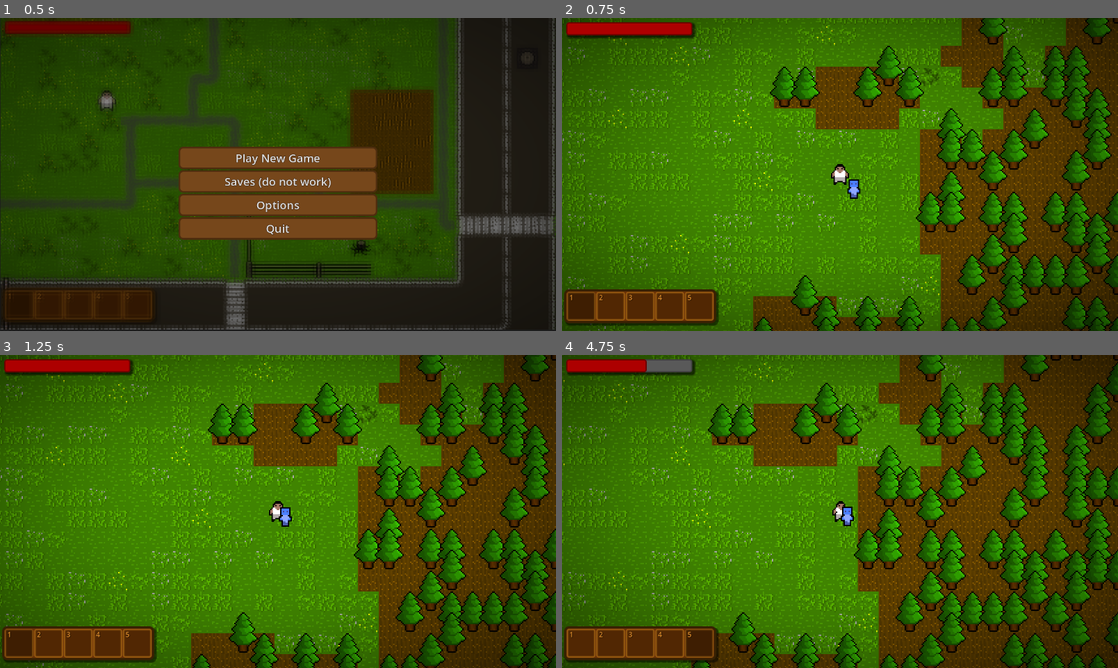
Above: before the commit, frames 1-4 (two rows, left to right).
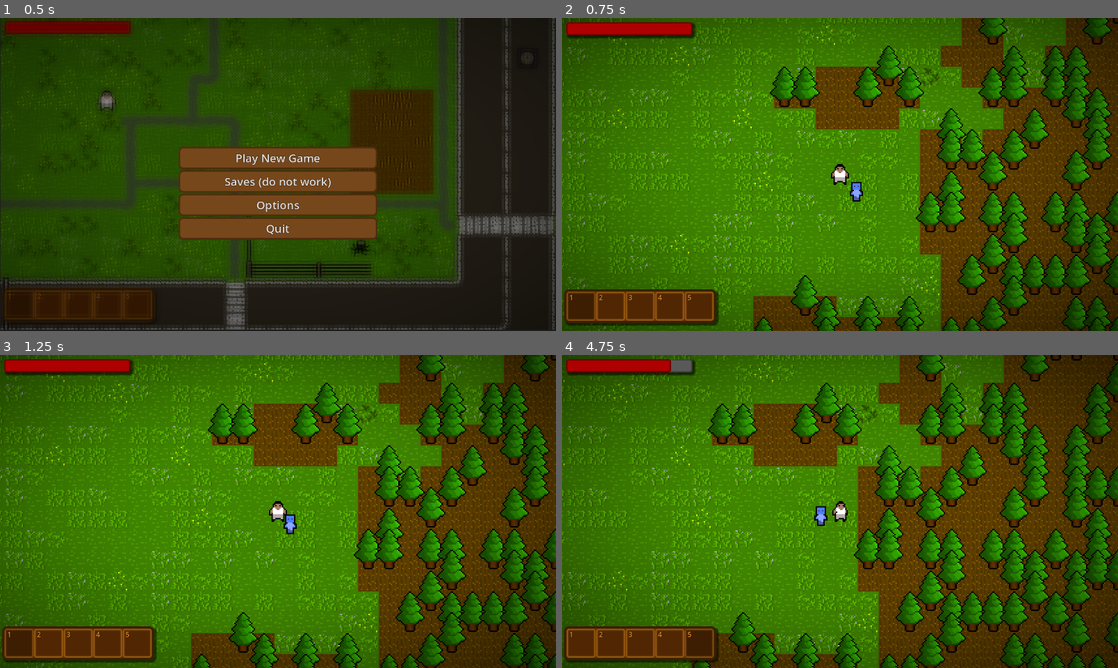
Above: after the commit, the same moments.

Repository: Lucasc0-Git/The-Gunsmith-Survivor
Game: Godot game, scene res://Scenes/StartScene.tscn
Two runs of this game, one before a commit and one after it. Both use one fixed random seed, a clock stepped at 60 frames per second and the inputs below.
Inputs (mouse positions are in pixels of both pictures, inside the frame that each line leads up to):
- Up to frame 1 (0.5 s): no input
- Up to frame 2 (0.75 s): click "Play New Game" at 0.5 s
- Up to frame 3 (1.25 s): no input
- Up to frame 4 (4.75 s): drag from (578, 642) to (851, 517) at 1.27 s; drag from (612, 642) to (851, 505) at 2.02 s; move the mouse to (639, 642) at 2.77 s; hold D (move_right) 2.78-3.5 s; hold Mouse wheel up (prev_weapon) 2.78-3.5 s; click (639, 642) at 2.92 s; drag from (667, 642) to (673, 464) at 3.52 s; drag from (701, 642) to (851, 511) at 4.27 s

Frame 1 is identical in both runs. In frame 2, 0.1% of the frame differs, in the area x 51-55%, y 51-59%; in frame 3, 0.2%; in frame 4, 0.4%, in the area x 14-53%, y 1-55%.
Error before the commit: Invalid access to property or key 'Idle' on a base object of type 'Dictionary'. (res://Scripts/enemy.gd:47)

Commit message:
Made the enemy AI better

Diff:
--- a/Godot-Project-Files/Scenes/enemy.tscn
+++ b/Godot-Project-Files/Scenes/enemy.tscn
@@ -10,6 +10,9 @@
 [sub_resource type="RectangleShape2D" id="RectangleShape2D_hghv2"]
 
 [sub_resource type="SpriteFrames" id="SpriteFrames_1f0kj"]
+
+[sub_resource type="CircleShape2D" id="CircleShape2D_ghaa6"]
+radius = 15.033297
 
 [sub_resource type="CapsuleShape2D" id="CapsuleShape2D_hghv2"]
 
@@ -51,9 +54,16 @@
 [node name="AnimatedSprite2D" type="AnimatedSprite2D" parent="." unique_id=525180353]
 sprite_frames = SubResource("SpriteFrames_1f0kj")
 
+[node name="AttackRangeArea" type="Area2D" parent="." unique_id=529632555]
+collision_layer = 4
+collision_mask = 2
+
+[node name="CollisionShape2D" type="CollisionShape2D" parent="AttackRangeArea" unique_id=1704195875]
+shape = SubResource("CircleShape2D_ghaa6")
+
 [node name="HitBoxArea" type="Area2D" parent="." unique_id=1555094943 groups=["enemy_hitbox"]]
 collision_layer = 4
-collision_mask = 34
+collision_mask = 32
 
 [node name="CollisionShape2D" type="CollisionShape2D" parent="HitBoxArea" unique_id=2106168322]
 shape = SubResource("CapsuleShape2D_hghv2")
@@ -76,7 +86,6 @@
 show_percentage = false
 
 [node name="Timer" type="Timer" parent="." unique_id=575764799]
-autostart = true
 
 [node name="StateMachine" type="Node" parent="." unique_id=389368828]
 
@@ -95,6 +104,6 @@
 [node name="EnemyState" type="Node" parent="StateMachine" unique_id=1569082239]
 script = ExtResource("2_1f0kj")
 
-[connection signal="body_entered" from="HitBoxArea" to="." method="_on_hit_box_area_body_entered"]
-[connection signal="body_exited" from="HitBoxArea" to="." method="_on_hit_box_area_body_exited"]
+[connection signal="body_entered" from="AttackRangeArea" to="." method="_on_attack_range_area_body_entered"]
+[connection signal="body_exited" from="AttackRangeArea" to="." method="_on_attack_range_area_body_exited"]
 [connection signal="timeout" from="Timer" to="." method="_on_timer_timeout"]
--- a/Godot-Project-Files/Scenes/zombie.tscn
+++ b/Godot-Project-Files/Scenes/zombie.tscn
@@ -26,9 +26,12 @@
 "speed": 5.0
 }]
 
+[sub_resource type="CircleShape2D" id="CircleShape2D_iyl7r"]
+radius = 31.016125
+
 [sub_resource type="CapsuleShape2D" id="CapsuleShape2D_iyl7r"]
-radius = 14.0
-height = 54.0
+radius = 16.0
+height = 48.0
 
 [node name="Zombie" unique_id=1249180727 instance=ExtResource("1_h3kin")]
 script = ExtResource("2_n70j1")
@@ -36,6 +39,8 @@
 speed = 60
 max_health = 50.0
 damage = 10.0
+accel = 150
+chase_range = 350
 
 [node name="CollisionShape2D" parent="." index="0" unique_id=188131912]
 shape = SubResource("RectangleShape2D_iyl7r")
@@ -45,8 +50,11 @@
 sprite_frames = SubResource("SpriteFrames_vy0uf")
 autoplay = "default"
 
+[node name="CollisionShape2D" parent="AttackRangeArea" parent_id_path=PackedInt32Array(529632555) index="0" unique_id=1704195875]
+shape = SubResource("CircleShape2D_iyl7r")
+
 [node name="CollisionShape2D" parent="HitBoxArea" parent_id_path=PackedInt32Array(1555094943) index="0" unique_id=2106168322]
 shape = SubResource("CapsuleShape2D_iyl7r")
 
-[node name="HealthBar" parent="." index="3" unique_id=1162681200]
+[node name="HealthBar" parent="." index="4" unique_id=1162681200]
 value = 20.0
--- a/Godot-Project-Files/Scripts/EnemyChase.gd
+++ b/Godot-Project-Files/Scripts/EnemyChase.gd
@@ -1 +1,16 @@
 extends EnemyState
+
+func enter() -> void:
+	pass
+
+func exit() -> void:
+	pass
+
+func physics_update(delta: float) -> void:
+	var dir := enemy.global_position.direction_to(enemy.player.global_position)
+	var target_speed := dir * enemy.speed
+	enemy.velocity = enemy.velocity.move_toward(target_speed, enemy.accel * delta)
+
+	if !enemy.chase_forced:
+		if enemy.global_position.distance_to(enemy.player.global_position) > enemy.chase_range:
+			enemy.change_state("Wonder")
--- a/Godot-Project-Files/Scripts/EnemyHit.gd
+++ b/Godot-Project-Files/Scripts/EnemyHit.gd
@@ -1 +1,11 @@
 extends EnemyState
+
+func enter() -> void:
+	enemy.attack_timer.start()
+	enemy.stop_moving()
+
+func exit() -> void:
+	enemy.attack_timer.stop()
+
+func physics_update(_delta: float) -> void:
+	pass
--- a/Godot-Project-Files/Scripts/EnemyIdle.gd
+++ b/Godot-Project-Files/Scripts/EnemyIdle.gd
@@ -1 +1,4 @@
 extends EnemyState
+
+
+# for now, use EnemyWonder for the idle
--- a/Godot-Project-Files/Scripts/EnemyWonder.gd
+++ b/Godot-Project-Files/Scripts/EnemyWonder.gd
@@ -1 +1,26 @@
 extends EnemyState
+
+@onready var wonder_timer: Timer = Timer.new()
+
+var wonder_dir : Vector2 = Vector2.ZERO
+
+func _ready() -> void:
+	add_child(wonder_timer)
+	wonder_timer.timeout.connect(_on_wonder_timer_timeout)
+
+func enter() -> void:
+	wonder_timer.start(1.5)
+
+func exit() -> void:
+	wonder_timer.stop()
+	wonder_dir = Vector2.ZERO
+
+func physics_update(delta: float) -> void:
+	enemy.velocity = enemy.velocity.move_toward(wonder_dir * enemy.wonder_speed, enemy.accel * delta)
+
+	if enemy.global_position.distance_to(enemy.player.global_position) < enemy.chase_range:
+		enemy.change_state("Chase")
+
+func _on_wonder_timer_timeout() -> void:
+	wonder_timer.start(randf_range(2, 5))
+	wonder_dir = Vector2.from_angle(randf_range(0, TAU))
--- a/Godot-Project-Files/Scripts/enemy.gd
+++ b/Godot-Project-Files/Scripts/enemy.gd
@@ -6,8 +6,11 @@
 @onready var states_node := $StateMachine
 
 @export var speed: int = 50
+@export var wonder_speed: int = 20
 @export var max_health: float = 40
 @export var damage: float = 15
+@export var accel: int = 300
+@export var chase_range: int = 400
 
 var health: float = 10:
 	get():
@@ -23,8 +26,10 @@
 var _health: float
 var player_in_range: bool = false
 var player: Player = null
-var current_state: State
+var current_state: EnemyState
 var states := {}
+var delta: float
+var chase_forced: bool = false
 
 func _ready() -> void:
 	health_bar.visible = false
@@ -35,10 +40,10 @@
 
 	## State machine
 	for child in states_node.get_children():
-		if child is State:
+		if child is EnemyState:
 			states[child.name] = child
-			child.player = self
-	change_state("Idle")
+			child.enemy = self
+	change_state("Wonder")
 
 ## State machine
 func change_state(state_name: String) -> void:
@@ -47,19 +52,20 @@
 	current_state = states[state_name]
 	current_state.enter()
 
-func _physics_process(delta: float) -> void:
+func _physics_process(_delta: float) -> void:
 	if player == null: return
-	move(delta)
+	delta = _delta
 	move_and_slide()
 
 	if current_state:
 		current_state.physics_update(delta)
 
-func move(delta: float) -> void:
-	var direction := global_position.direction_to(player.global_position)
-	velocity = direction * speed
+func stop_moving() -> void:
+	velocity = velocity.move_toward(Vector2.ZERO, accel)
 
 func take_damage(amount: float) -> void:
+	chase_forced = true
+	change_state("Chase")
 	health -= amount
 	if health <= 0:
 		die()
@@ -68,13 +74,14 @@
 	queue_free()
 
 func _on_timer_timeout() -> void:
-	if player == null or !player_in_range: return
+	if player == null: return
 	player.get_hurt(damage)
 
-func _on_hit_box_area_body_entered(body: Node2D) -> void:
+func _on_attack_range_area_body_entered(body: Node2D) -> void:
 	if body is Player:
-		player_in_range = true
+		change_state("HitPlayer")
 
-func _on_hit_box_area_body_exited(body: Node2D) -> void:
+func _on_attack_range_area_body_exited(body: Node2D) -> void:
 	if body is Player:
-		player_in_range = false
+		change_state("Chase")
+		print("player exited range")
